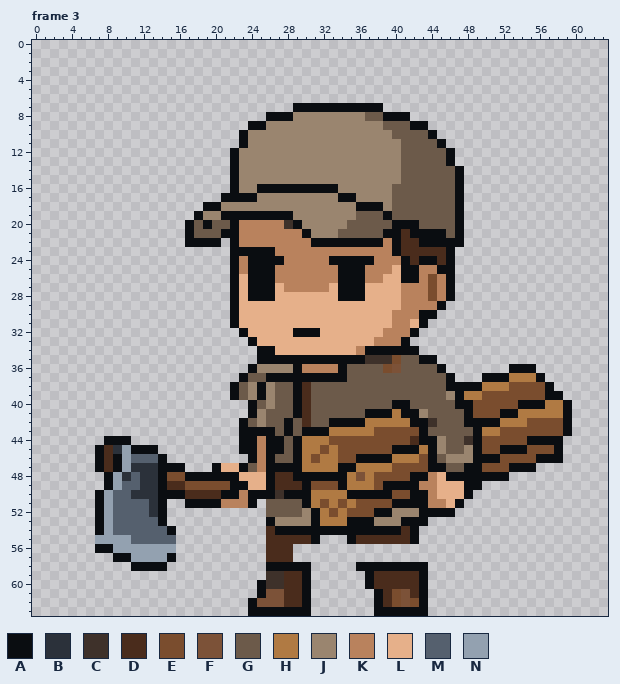
File history of a pixel-art file, ArtSource/LocalEnemies/BarricadeVillager_Idle.aseprite. The picture above was drawn from the file before the commit.
64x64 pixels, 9 frames. Shown: frame 3. The commit also changed other frames, which this record leaves out.
Palette (. is transparent): A #0a0d11  B #2b313a  C #3e312a  D #4a2c1c  E #7a4d2e  F #7c5238  G #6c5a4a  H #b07a43  J #9a856f  K #b9825d  L #e6b08a  M #55606e  N #93a1b0
Pixels before, frame 3 (only the part around the change), first column x 19:
44 ....AAKAAGAHHHEEEEEEEEEDAAJGGCAE
45 ....AAKAAGAHHEHEEEEEEAAAHAJGGJAE
46 .....AKAGGAHEHHEEAAAAHHHEAGJJJAA
47 .ALLAGKAAAAHHHHAAHHHHEEEEAAGGAAE
48 AAAALLLADDAAAAAAHFHEEEEAAKLAAAAA
49 EEEAALLADDDAEEEAHHHEAAAAKKLLLAA.
50 DDAAKAAACAAAHHHHAAAAAEEAAKLLLA..
51 AAKKKA.GGGGAHEHEHEEEEAAAAKKLA...
52 .......GGGGJAHEHEEEAAJJJAAAA....
53 .......AJJJJAHHHAAAJJJAAA.......
54 .......DAAAAAAAAAAAAAADA........
55 .......DDDDDA...ADDDDDDA........
56 .......DDD......................
57 .......DDD......................
58 .......AAAAA.....AAAAAAAA.......
59 .......CCDDA......ADDDDDA.......
60 ......ACCDDA......ADDDDDA.......
61 ......AFFDDA.......ADEFDA.......
62 .....AFFFDDA.......ADEFEA.......
63 .....AAAAAAA.......AAAAAA.......
Now the later version:
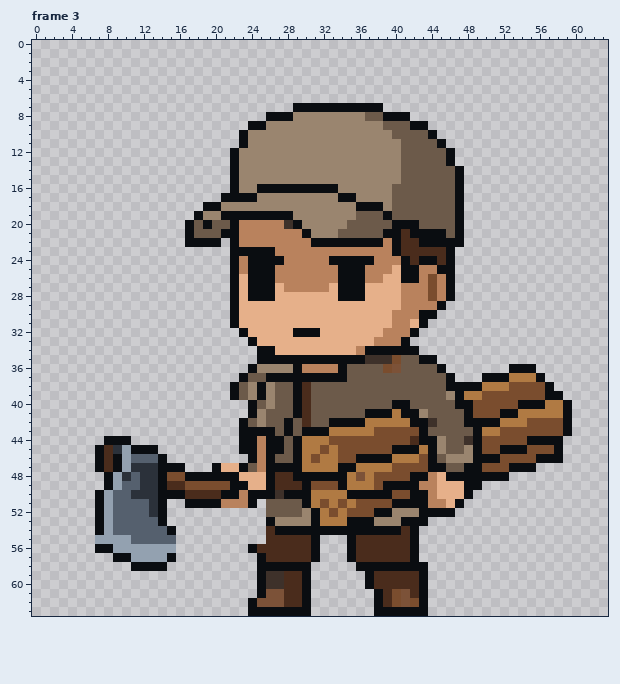
The exact change:
Frame 3:
y 56: x 24..25 .. -> AD; x 29..31 ... -> DDA; x 35..42 ........ -> ADDDDDDA
y 57: x 25 . -> A; x 29..31 ... -> DDA; x 35..42 ........ -> ADDDDDDA
y 58..59: x 25 . -> A
Pixel boxes of the changes (left, top, right, bottom) in both pictures:
added: (248, 544, 419, 580)
